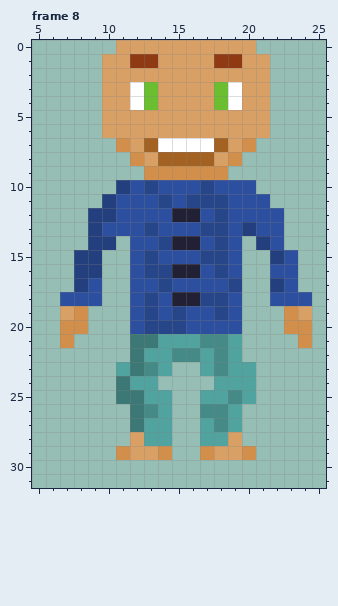
Pixel-art file -- game/images/ASDASD.aseprite. Above: the version before the commit.
32x32 pixels, 8 frames. Shown: frame 8: x 5..25, y 0..31.
New version:
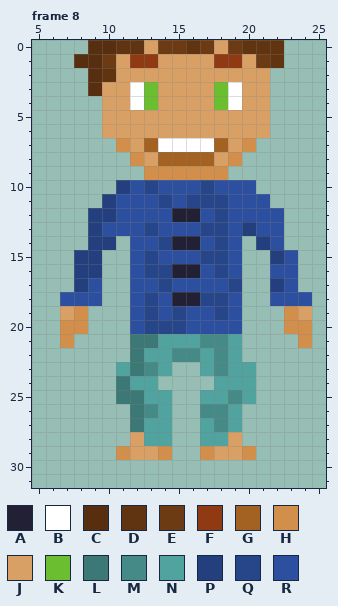
Palette (. is transparent): A #222034  B #ffffff  C #572e10  D #613411  E #6c3a13  F #8f3a13  G #a36221  H #d28f4b  J #d9a066  K #6abe30  L #3c7875  M #458a86  N #50a39f  P #233f7d  Q #27468a  R #2c4f9f
The edit:
--- frame 8, layer "hair"
@@ x 5..25 @@
- 0 ......JJJJJJJJJJ.....
- 1 .....JJFFJJJJFFJJ....
- 2 .....JJJJJJJJJJJJ....
- 3 .....JJBKJJJJKBJJ....
+ 0 ....CCDDJEEDEJEDDD...
+ 1 ...CCEJFFJJJJFFJED...
+ 2 ....CDJJJJJJJJJJJ....
+ 3 ....CJJBKJJJJKBJJ....
  4 .....JJBKJJJJKBJJ....
Where, in picture pixels (left, top, right, bottom), the same in both pictures:
changed: (74, 40, 284, 96)
